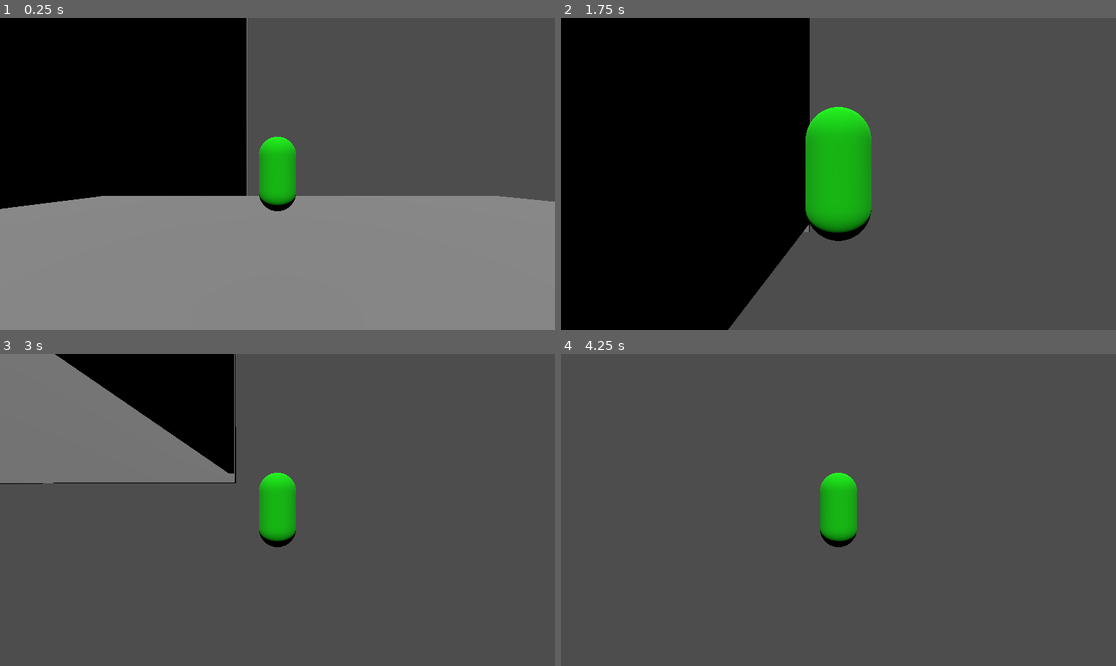
Above: before the commit, frames 1-4 (two rows, left to right).
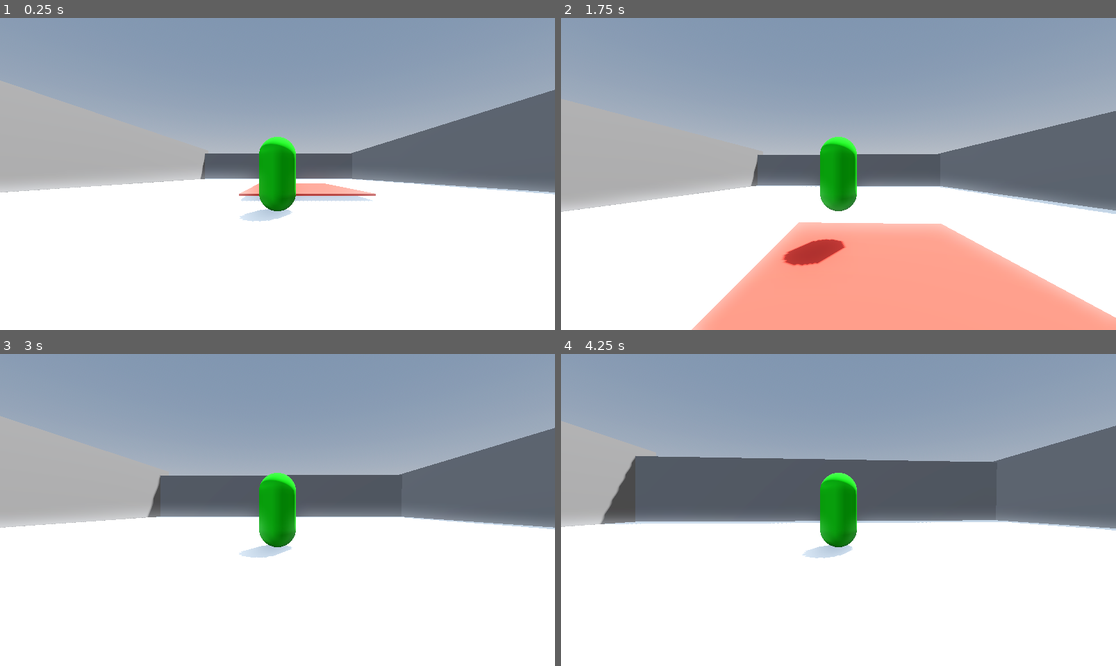
Above: after the commit, the same moments.

Repository: TylerPederson/effort
Game: Godot game, scene res://sandbox_level.tscn
Same seed, same stepped clock (60 frames per second), same inputs: the game is played once before the commit and once after it. Before the commit the project starts from res://boss_room.tscn.
Inputs (mouse positions are in pixels of both pictures, inside the frame that each line leads up to):
- Up to frame 1 (0.25 s): no input
- Up to frame 2 (1.75 s): tap Enter (ui_accept) at 0.5, 0.77, 1.52 s; move the mouse to (866, 174) at 0.52 s; hold Up (ui_up) from 0.53 s (still down); move the mouse to (810, 174) at 1.27 s
- Up to frame 3 (3 s): keep holding Up (ui_up); move the mouse to (288, 503) at 2.02 s; move the mouse to (271, 516) at 2.77 s
- Up to frame 4 (4.25 s): keep holding Up (ui_up); tap Enter (ui_accept) at 3.02, 3.77 s; move the mouse to (877, 513) at 3.52 s

The runs differ from the first frame. In frame 1, 99% of the frame differs, in the area x 0-100%, y 0-100%; in frame 2, 99%; in frame 3, 96%; in frame 4, 89%.

Commit message:
Adding some scripts for boss state machine

Diff:
--- /dev/null
+++ b/BossStates/AttackState.gd
@@ -0,0 +1,11 @@
+extends Node
+
+
+# Called when the node enters the scene tree for the first time.
+func _ready():
+	pass # Replace with function body.
+
+
+# Called every frame. 'delta' is the elapsed time since the previous frame.
+func _process(delta):
+	pass
--- /dev/null
+++ b/BossStates/DeathState.gd
@@ -0,0 +1,11 @@
+extends Node
+
+
+# Called when the node enters the scene tree for the first time.
+func _ready():
+	pass # Replace with function body.
+
+
+# Called every frame. 'delta' is the elapsed time since the previous frame.
+func _process(delta):
+	pass
--- /dev/null
+++ b/BossStates/IdleState.gd
@@ -0,0 +1,12 @@
+extends Node
+
+var AIController
+
+# Called when the node enters the scene tree for the first time.
+func _ready():
+	AIController = get_parent().get_parent()
+
+
+# Called every frame. 'delta' is the elapsed time since the previous frame.
+func _process(delta):
+	pass
--- /dev/null
+++ b/BossStates/StateMachine.gd
@@ -0,0 +1,16 @@
+extends Node
+
+var state = {
+	"Idle" = preload("res://BossStates/IdleState.gd"),
+	"Walk" = preload("res://BossStates/WalkState.gd"),
+	"Attack" = preload("res://BossStates/AttackState.gd"),
+	"Death" = preload("res://BossStates/DeathState.gd")
+	}
+func _change_state(newState: String):
+	if get_child_count() != 0:
+		if !("Death" in get_child(0).name):
+			get_child(0).queue_free()
+	if state.has(newState):
+		var stateTemp = state[newState].new()
+		stateTemp.name = newState
+		add_child(stateTemp)
--- /dev/null
+++ b/BossStates/WalkState.gd
@@ -0,0 +1,11 @@
+extends Node
+
+
+# Called when the node enters the scene tree for the first time.
+func _ready():
+	pass # Replace with function body.
+
+
+# Called every frame. 'delta' is the elapsed time since the previous frame.
+func _process(delta):
+	pass
--- /dev/null
+++ b/boss.gd
@@ -0,0 +1,7 @@
+extends CharacterBody3D
+
+
+func _physics_process(delta):
+	# Add the gravity.
+	if not is_on_floor():
+		velocity += get_gravity() * delta
--- /dev/null
+++ b/boss.tscn
@@ -0,0 +1,24 @@
+[gd_scene load_steps=6 format=3 uid="uid://di4k0x1b5852r"]
+
+[ext_resource type="Script" uid="uid://b8y7rivbw35ad" path="res://boss.gd" id="1_0bnu1"]
+[ext_resource type="Script" uid="uid://dd4wpxl6enyas" path="res://BossStates/StateMachine.gd" id="2_6xxrv"]
+
+[sub_resource type="CapsuleShape3D" id="CapsuleShape3D_6xxrv"]
+
+[sub_resource type="CapsuleMesh" id="CapsuleMesh_skx2t"]
+
+[sub_resource type="StandardMaterial3D" id="StandardMaterial3D_lnbgr"]
+albedo_color = Color(0.7396013, 0.09577314, 0.035735637, 1)
+
+[node name="Boss" type="CharacterBody3D"]
+script = ExtResource("1_0bnu1")
+
+[node name="CollisionShape3D" type="CollisionShape3D" parent="."]
+shape = SubResource("CapsuleShape3D_6xxrv")
+
+[node name="CSGMesh3D" type="CSGMesh3D" parent="."]
+mesh = SubResource("CapsuleMesh_skx2t")
+material = SubResource("StandardMaterial3D_lnbgr")
+
+[node name="StateMachine" type="Node" parent="."]
+script = ExtResource("2_6xxrv")
--- a/boss_room.tscn
+++ b/boss_room.tscn
@@ -26,8 +26,8 @@
 material = SubResource("StandardMaterial3D_ve44f")
 
 [node name="Wall" type="CSGBox3D" parent="."]
-transform = Transform3D(-4.371139e-08, 0, 1, 0, 1, 0, -1, 0, -4.371139e-08, -6.059101, 17.344639, -48.997257)
-size = Vector3(1, 56.87329, 86.577095)
+transform = Transform3D(-4.371139e-08, 0, 1, 0, 1, 0, -1, 0, -4.371139e-08, -3.7705536, 17.344639, -48.997257)
+size = Vector3(1, 56.87329, 82)
 
 [node name="Wall2" type="CSGBox3D" parent="."]
 transform = Transform3D(1, 0, 0, 0, 1, 0, 0, 0, 1, 36.692577, 18.23383, -1.6358681)
--- a/project.godot
+++ b/project.godot
@@ -15,6 +15,6 @@
 [application]
 
 config/name="Effort"
-run/main_scene="uid://clerkr85kk6ww"
+run/main_scene="uid://blgnpk61vbef4"
 config/features=PackedStringArray("4.5", "Forward Plus")
 config/icon="res://icon.svg"
Not shown, added: BossStates/AttackState.gd.uid
Not shown, added: BossStates/DeathState.gd.uid
Not shown, added: BossStates/IdleState.gd.uid
Not shown, added: BossStates/StateMachine.gd.uid
Not shown, added: BossStates/WalkState.gd.uid
Not shown, added: boss.gd.uid
